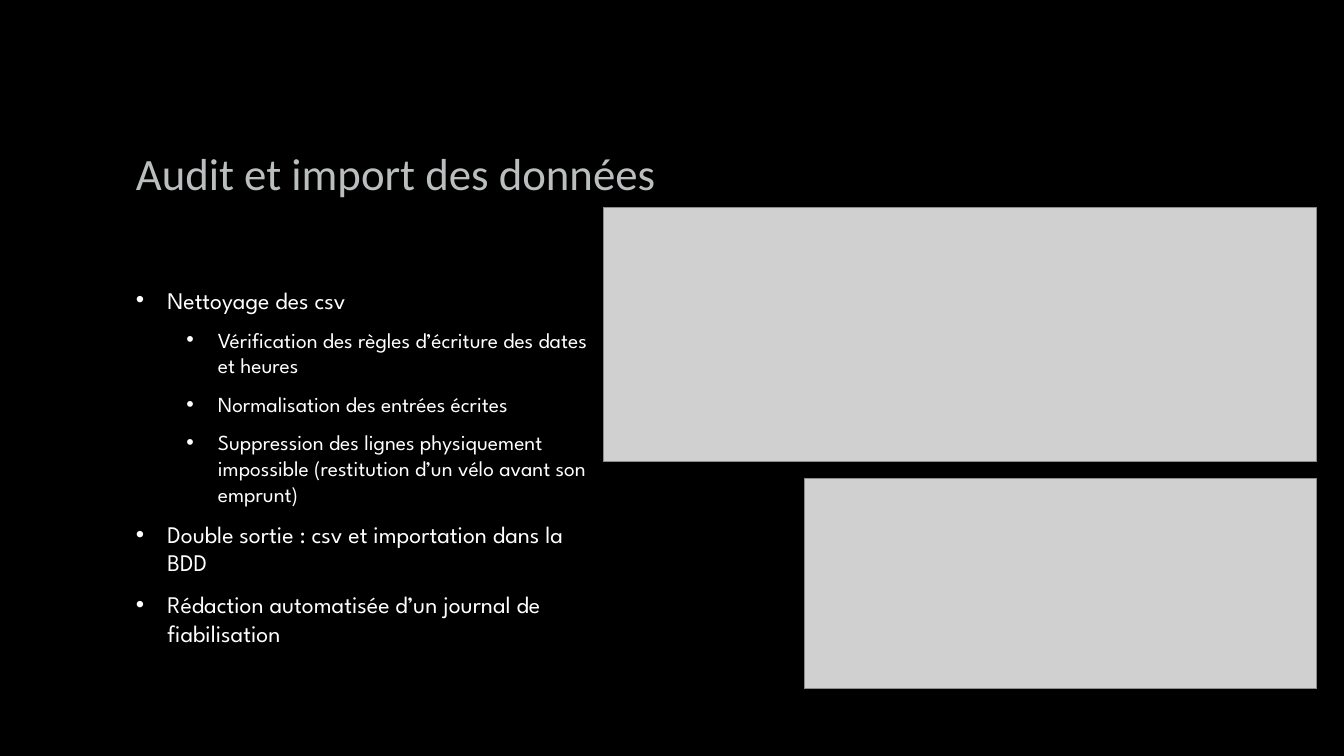
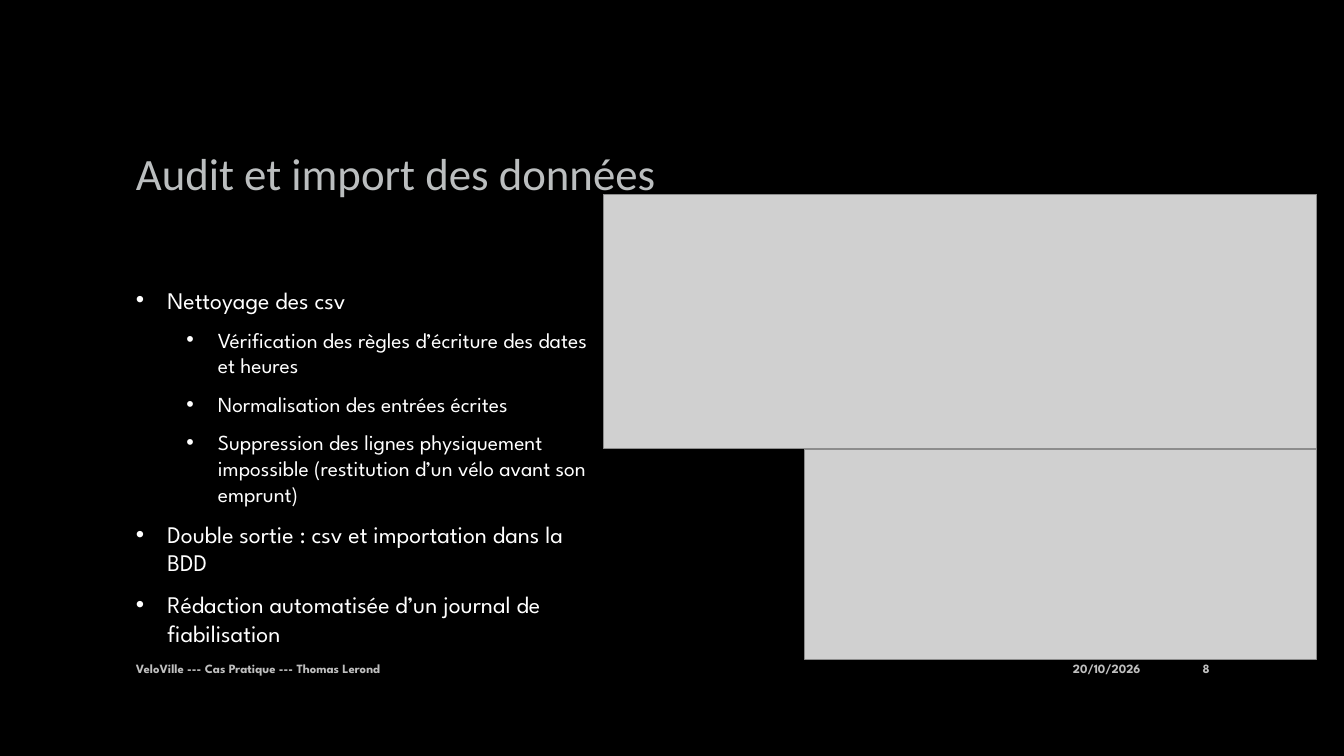
Before and after one commit to thomaslerondphd/VeloVille, a slide deck: slide 8 of ressources/veloville/docs/e02_cas_pratique_VeloVille_Thomas_Lerond.pptx. Drawn at 1344x756 pixels with LibreOffice and Linux fonts; fonts in the diff are those of the drawing; grey boxes stand for pictures; background and template pictures are left out. Boxes give left, top, right and bottom in pixels: in the first picture for what was removed or moved away, otherwise in the second. Text is boxed around its words. In the diff, an @@ line names an element or a change of style, - is before the commit and + after.

```diff
--- a/ressources/veloville/docs/e02_cas_pratique_VeloVille_Thomas_Lerond.pptx
+++ b/ressources/veloville/docs/e02_cas_pratique_VeloVille_Thomas_Lerond.pptx
@@ picture: place and size @@
-picture at (604, 208, 1317, 462)
+picture at (604, 195, 1317, 449)
@@ picture: place and size @@
-picture at (805, 479, 1317, 689)
+picture at (805, 450, 1317, 659)
@@ text added at (136, 664, 380, 676), 9 pt, text #BFBFBF, bold @@
+VeloVille --- Cas Pratique --- Thomas Lerond
@@ text added at (1073, 664, 1141, 675), 9 pt, text #BFBFBF, bold @@
+20/10/2026
@@ page number added at (1203, 664, 1210, 673), 9 pt, text #BFBFBF, bold @@
+8
```
Also in this commit, not shown: 12 other slides changed, 3 other files.
